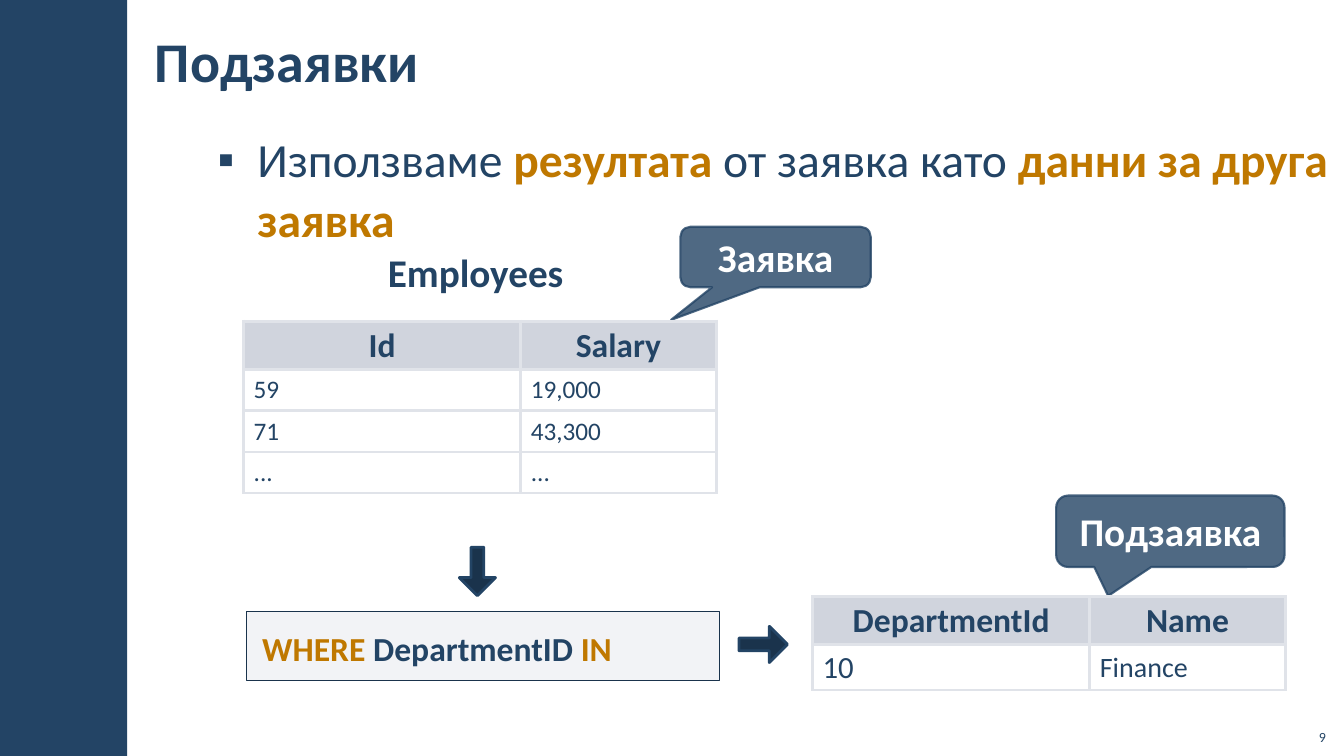
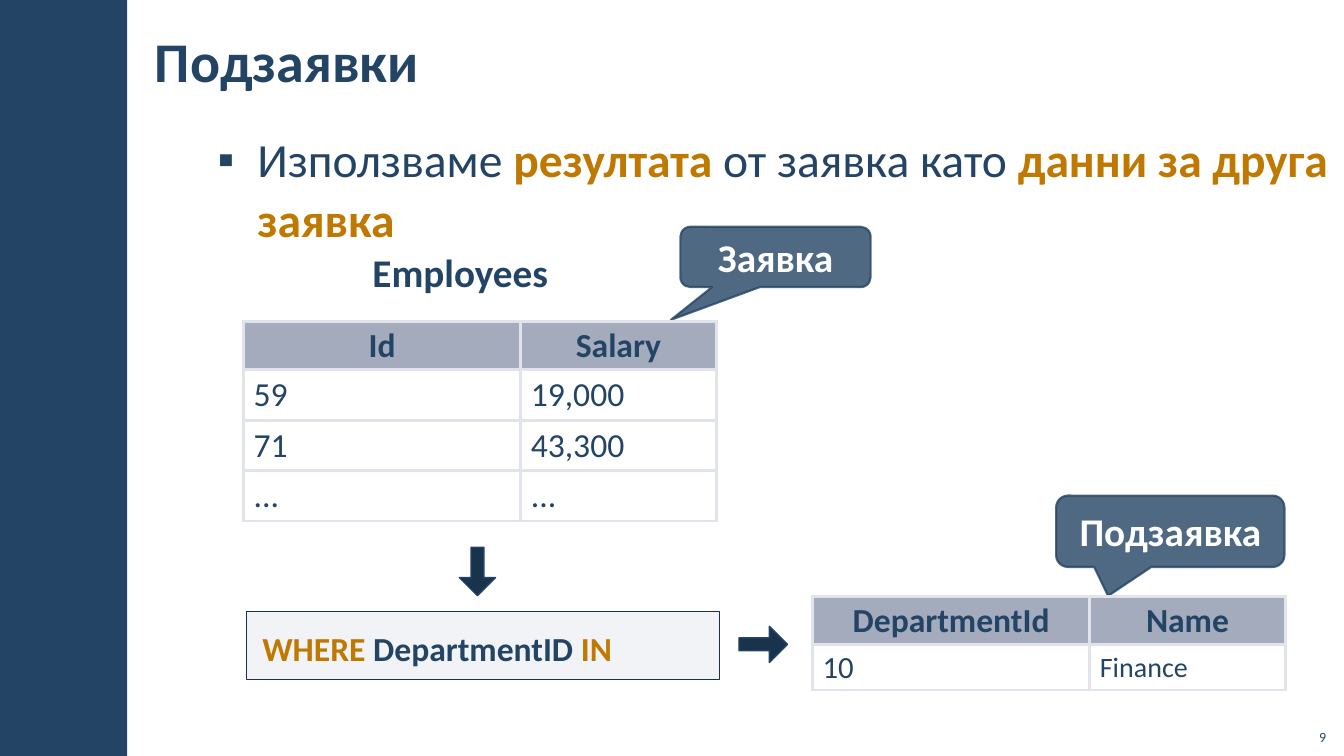
Before and after one commit to Ghostdog02/MSSQL, a slide deck: slide 9 of Theory/10-Complex-Joins-and-Subqueries/10-Complex-Joins-and-Subqueries.pptx. Drawn at 1344x756 pixels with LibreOffice and Linux fonts; fonts in the diff are those of the drawing; background and template pictures are left out. Boxes give left, top, right and bottom in pixels: in the first picture for what was removed or moved away, otherwise in the second. Text is boxed around its words. In the diff, an @@ line names an element or a change of style, - is before the commit and + after.

```diff
--- a/Theory/10-Complex-Joins-and-Subqueries/10-Complex-Joins-and-Subqueries.pptx
+++ b/Theory/10-Complex-Joins-and-Subqueries/10-Complex-Joins-and-Subqueries.pptx
@@ text "Employees": place and size @@
-text "Employees" at <box>388,259,563,293</box>
+text "Employees" at <box>372,259,547,293</box>
@@ table at <box>244,322,717,521</box> @@
@@ fill #A3ABBC at 50% opacity to #A3ABBC in row 1 @@
@@ size 18 to 24 pt in "59", "19,000", "71", "43,300" and 2 more places @@
@@ borders changed @@
@@ table at <box>813,597,1286,691</box> @@
@@ fill #A3ABBC at 50% opacity to #A3ABBC in row 1 @@
@@ borders changed @@
```
Also in this commit, not shown: 17 other slides changed, 8 other files.
